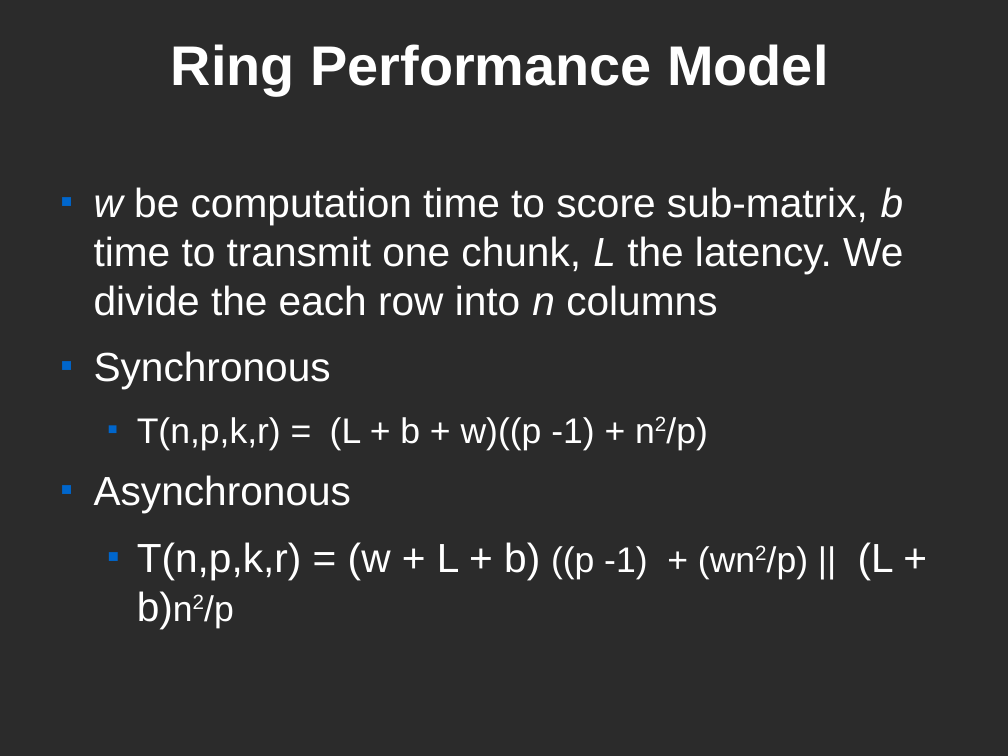
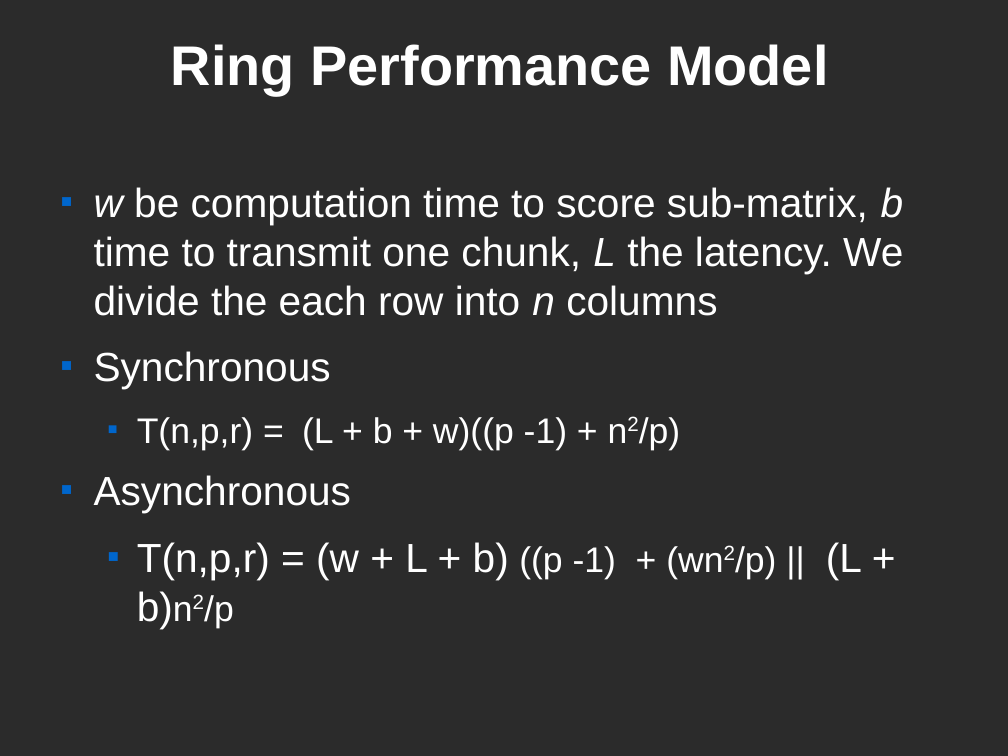
Before and after one commit to kenglishhi/ics632, a slide deck: slide 13 of smith-waterman/docs/ics-632-kenglish-final-presentation.odp. Drawn at 1008x756 pixels with LibreOffice and Linux fonts; fonts in the diff are those of the drawing; background and template pictures are left out; a plain dark background stands for a picture behind light text. Boxes give left, top, right and bottom in pixels: in the first picture for what was removed or moved away, otherwise in the second. Text is boxed around its words. In the diff, an @@ line names an element or a change of style, - is before the commit and + after.

```diff
--- a/smith-waterman/docs/ics-632-kenglish-final-presentation.odp
+++ b/smith-waterman/docs/ics-632-kenglish-final-presentation.odp
@@ text at [137, 417, 680, 450]: text changed @@
-  ■ T(n,p,k,r) = (L + b + w)((p -1) + n2/p)
+  ■ T(n,p,r) = (L + b + w)((p -1) + n2/p)
@@ text at [137, 542, 862, 629]: text changed @@
-  ■ T(n,p,k,r) = (w + L + b) ((p -1) + (wn2/p) || (L + b)n2/p
+  ■ T(n,p,r) = (w + L + b) ((p -1) + (wn2/p) || (L + b)n2/p
```
Also in this commit, not shown: 2 other slides changed, 5 slides added.
